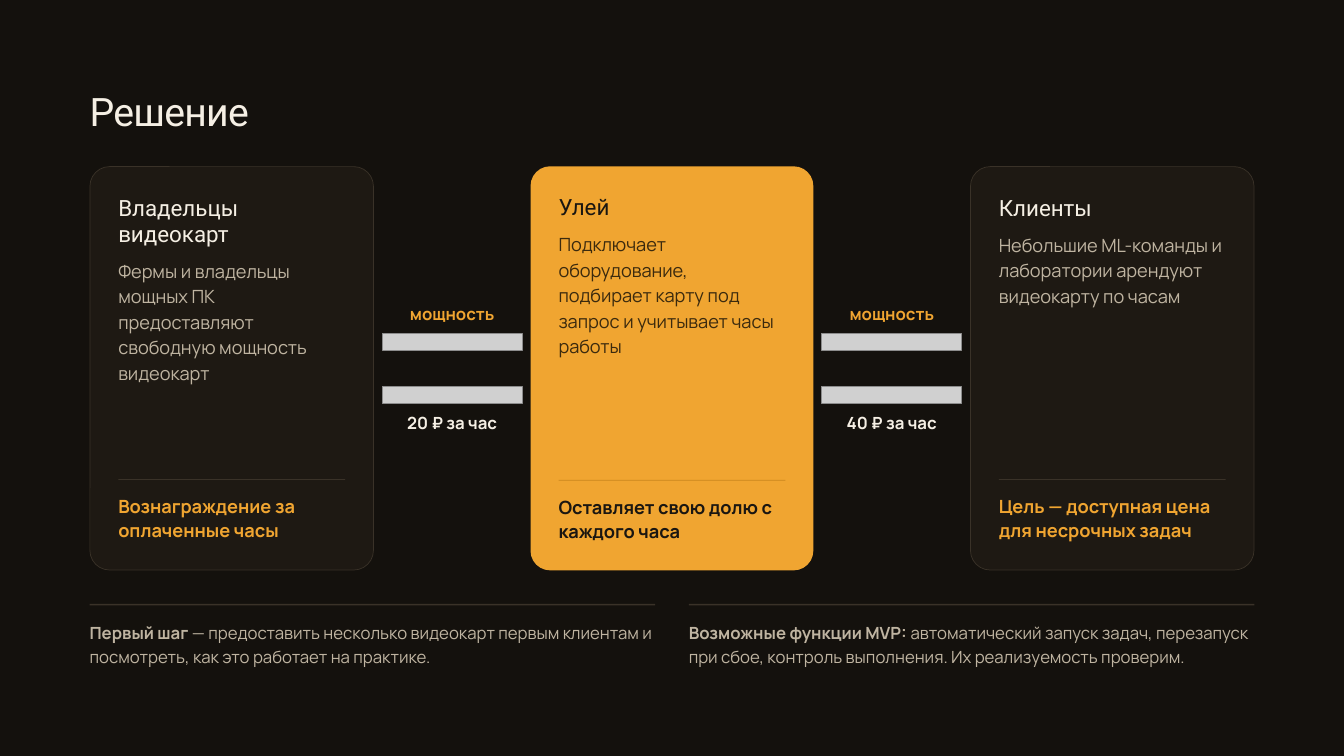
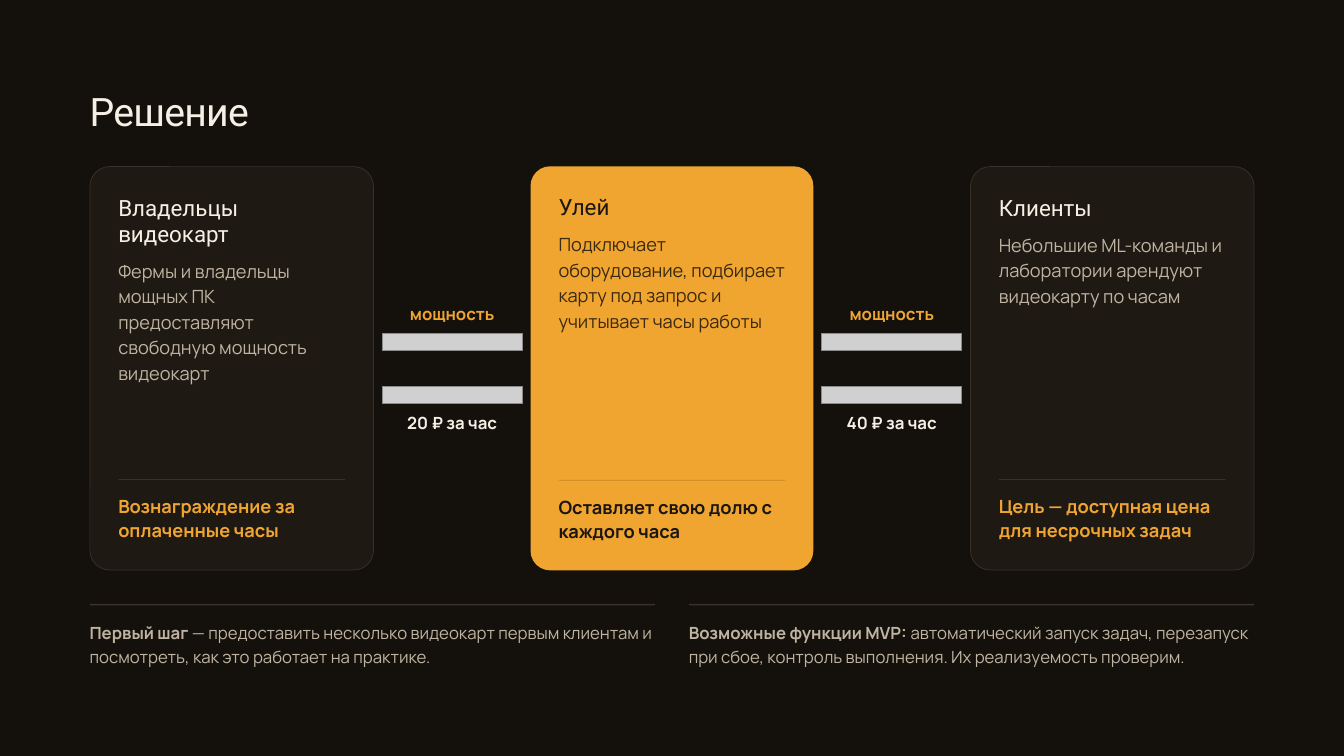
Before and after one commit to fonor11/Main, a slide deck: slide 3 of Улей — презентация для преакселератора ВШМ.pptx. Drawn at 1344x756 pixels with LibreOffice and Linux fonts; fonts in the diff are those of the drawing; grey boxes stand for pictures. Boxes give left, top, right and bottom in pixels: in the first picture for what was removed or moved away, otherwise in the second. Text is boxed around its words. In the diff, an @@ line names an element or a change of style, - is before the commit and + after.

```diff
--- a/Улей — презентация для преакселератора ВШМ.pptx
+++ b/Улей — презентация для преакселератора ВШМ.pptx
@@ text "Подключает оборудование, подбирает карту под ..." rewrapped from box(559, 238, 774, 358) to box(559, 238, 784, 333) @@
```
Also in this commit, not shown: 4 other slides changed, 2 slides added, 2 slides removed, 2 other files.
